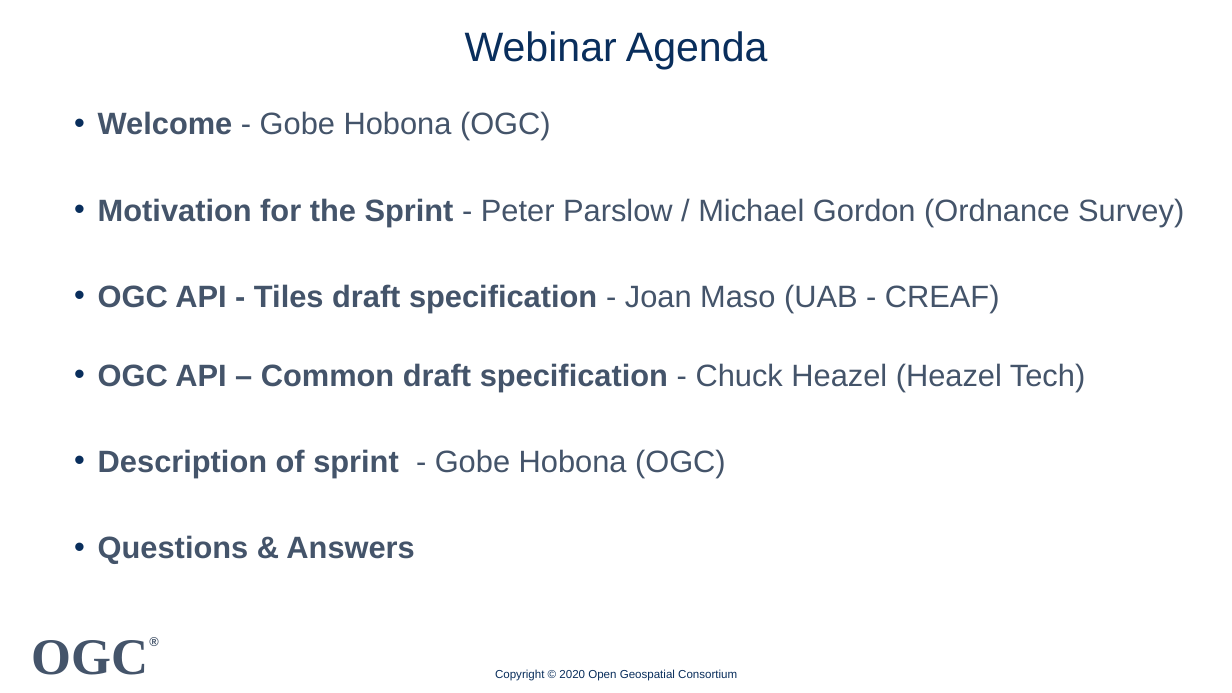
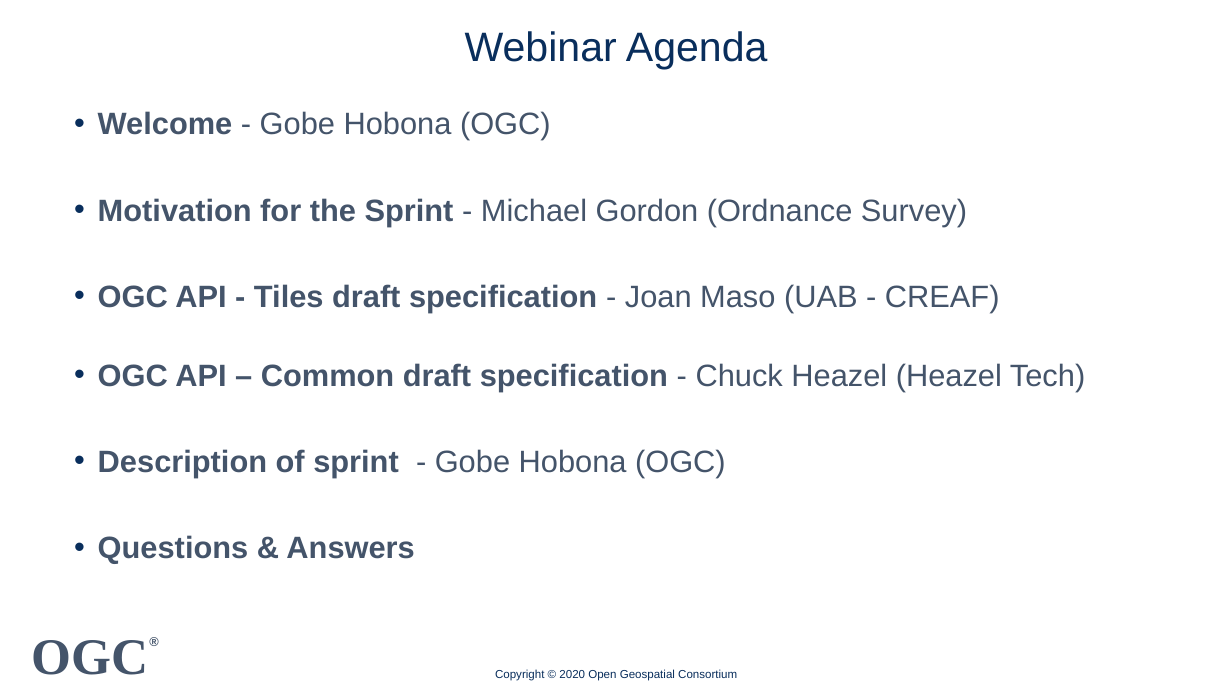
Before and after one commit to opengeospatial/OGC-OS-Sprint-04-2020, a slide deck: slide 2 of Presentations/20200416 OGC API Tiles Webinar slides.pptx. Drawn at 1232x693 pixels with LibreOffice and Linux fonts; fonts in the diff are those of the drawing; background and template pictures are left out. Boxes give left, top, right and bottom in pixels: in the first picture for what was removed or moved away, otherwise in the second. Text is boxed around its words. In the diff, an @@ line names an element or a change of style, - is before the commit and + after.

```diff
--- a/Presentations/20200416 OGC API Tiles Webinar slides.pptx
+++ b/Presentations/20200416 OGC API Tiles Webinar slides.pptx
@@ text at <box>98,198,967,226</box>: text changed @@
-• Motivation for the Sprint - Peter Parslow / Michael Gordon (Ordnance Survey)
+• Motivation for the Sprint - Michael Gordon (Ordnance Survey)
```
